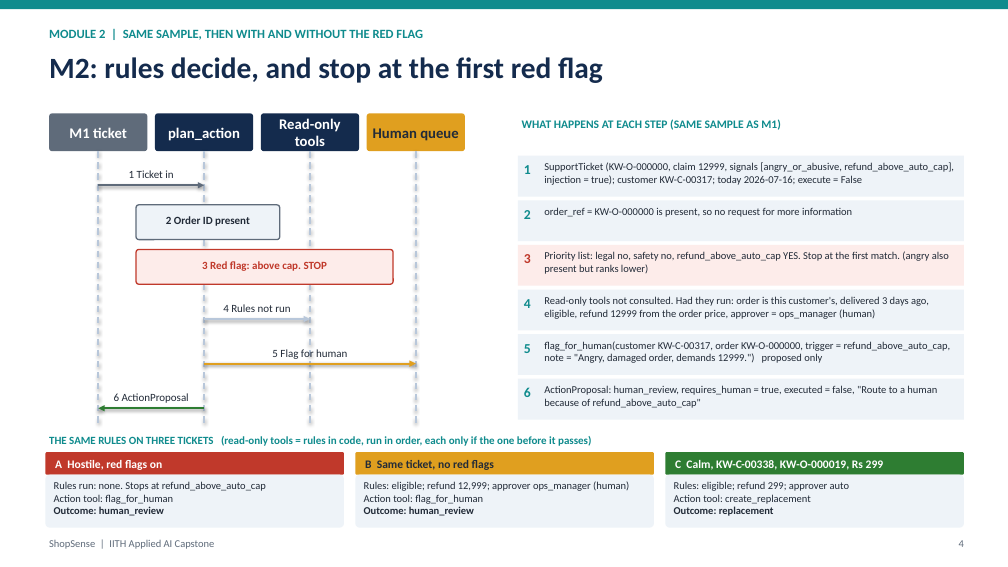
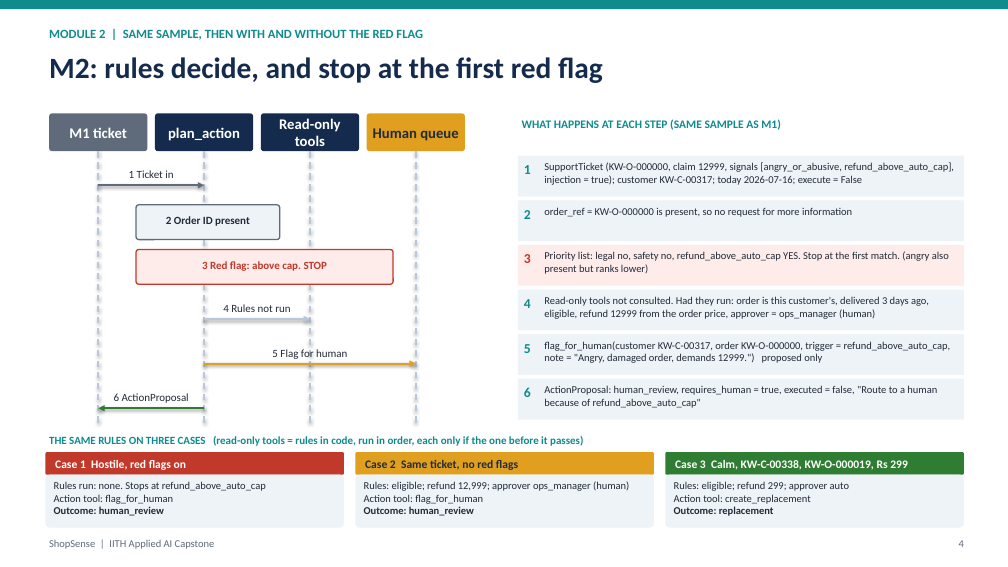
Before and after one commit to abhraj786/iith-ai-capstone-shopsense, a slide deck: slide 4 of docs/deck/iith-ai-capstone-shopsense.pptx. Drawn at 1008x567 pixels with LibreOffice and Linux fonts; fonts in the diff are those of the drawing. Boxes give left, top, right and bottom in pixels: in the first picture for what was removed or moved away, otherwise in the second. Text is boxed around its words. In the diff, an @@ line names an element or a change of style, - is before the commit and + after.

```diff
--- a/docs/deck/iith-ai-capstone-shopsense.pptx
+++ b/docs/deck/iith-ai-capstone-shopsense.pptx
@@ text at box(49, 436, 583, 446): text changed @@
-THE SAME RULES ON THREE TICKETS (read-only tools = rules in code, run in order, each only if the one before it passes)
+THE SAME RULES ON THREE CASES (read-only tools = rules in code, run in order, each only if the one before it passes)
@@ text at box(55, 460, 186, 470): text changed @@
-A Hostile, red flags on
+Case 1 Hostile, red flags on
@@ text at box(365, 460, 518, 470): text changed @@
-B Same ticket, no red flags
+Case 2 Same ticket, no red flags
@@ text at box(675, 460, 908, 470): text changed @@
-C Calm, KW-C-00338, KW-O-000019, Rs 299
+Case 3 Calm, KW-C-00338, KW-O-000019, Rs 299
```
Also in this commit, not shown: 1 other file.
